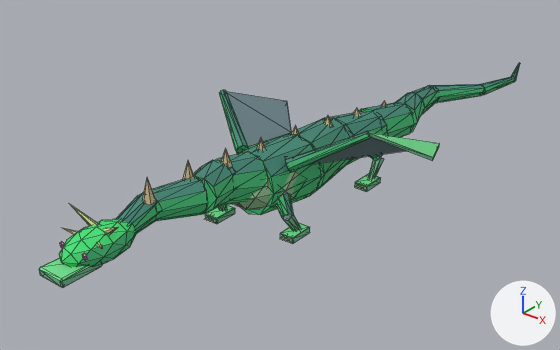
A saved change to the glTF model assets/exports/creatures/creature_dragon_stalk_a_v01.glb.
The view is the same before and after, from a camera (50 mm lens) standing at (22.1, -29.4, 19.5) and looking at (-2.3, 1.1, 0.7). The axes (+X, +Y, +Z) are drawn at lower right. The lights are the same throughout. The first picture is the older version. Mesh edges are drawn as thin lines. Where no turn or scale is listed for an object, it has been applied to the vertices. Vertices at exactly the same position are counted once.

Names of what the first picture shows: 'GEO_creature_dragon_stalk_a_v01'.
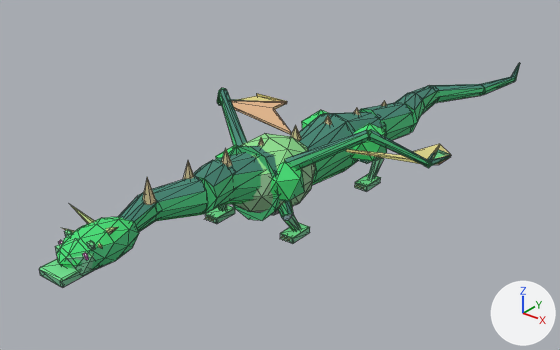
The edits, one by one:
me_geo_creature_dragon_stalk_a_v01 is used by ob_geo_creature_dragon_stalk_a_v01; location (0.0, 0.0, 0.0).
me_geo_creature_dragon_stalk_a_v01 had 834 vertices, 1436 faces and spanned x -6.1..6.1, y -15.6..24.4, z 0.2..5.8.
me_geo_creature_dragon_stalk_a_v01 now has 1018 vertices, 1760 faces and spans x -6.9..6.9, y -15.6..24.4, z 0.2..5.8.
me_geo_creature_dragon_stalk_a_v01 part 1: a new loose piece, an icosphere of 80 faces spanning x -2.1..2.1, y -5.2..0.0, z 0.9..4.8, in mat_mat_creature_indexed.
me_geo_creature_dragon_stalk_a_v01 part 2: a new loose piece, an icosphere of 20 faces spanning x -2.5..-0.6, y -4.4..-2.4, z 2.0..4.2, in mat_mat_creature_indexed.
me_geo_creature_dragon_stalk_a_v01 part 3: a new loose piece, an icosphere of 20 faces spanning x 0.6..2.5, y -4.4..-2.4, z 2.0..4.2, in mat_mat_creature_indexed.
me_geo_creature_dragon_stalk_a_v01 part 4: a new loose piece, an icosphere of 20 faces spanning x -2.6..-0.6, y 2.7..5.0, z 1.5..3.9, in mat_mat_creature_indexed.
me_geo_creature_dragon_stalk_a_v01 part 5: a new loose piece, an icosphere of 20 faces spanning x 0.6..2.6, y 2.7..5.0, z 1.5..3.9, in mat_mat_creature_indexed.
me_geo_creature_dragon_stalk_a_v01 part 6: a new loose piece, an icosphere of 20 faces spanning x -0.9..0.9, y -14.9..-13.6, z 2.9..4.5, in mat_mat_creature_indexed.
me_geo_creature_dragon_stalk_a_v01 part 7: a new loose piece, an icosphere of 20 faces spanning x 0.46..0.89, y -14.16..-13.94, z 4.1..4.55, in mat_mat_creature_indexed.
me_geo_creature_dragon_stalk_a_v01 part 8: the loose piece of 42 vertices spanning x -1.7..1.7, y -5.5..0.2, z 1.2..4.2 is rebuilt with 24 vertices and now spans x -1.9..1.9, y -4.3..-0.6, z 1.0..4.8.
me_geo_creature_dragon_stalk_a_v01 part 9: the loose piece of 24 vertices spanning x -1.7..1.9, y -1.0..3.4, z 0.9..4.3 is rebuilt with 24 vertices and now spans x -2.0..1.4, y -0.9..3.5, z 0.7..4.1.
me_geo_creature_dragon_stalk_a_v01 part 10: the loose piece of 24 vertices spanning x -1.7..1.3, y 3.0..6.8, z 1.0..3.9 is rebuilt with 24 vertices and now spans x -2.0..1.4, y 3.0..6.8, z 0.7..4.1.
me_geo_creature_dragon_stalk_a_v01 part 11: a new loose piece of 14 vertices spanning x 4.4..6.8, y -1.1..1.2, z 3.9..5.8, in mat_mat_creature_indexed.
me_geo_creature_dragon_stalk_a_v01 part 12: 2 vertices moved within x -5.1..5.1, y 5.3, z 3.0; 32 vertices removed from x -4.6..4.6, y -4.3..-0.6, z 0.9..5.7; 80 vertices added at x -6.9..6.9, y 1.0..5.3, z 2.9..4.2.
me_geo_creature_dragon_stalk_a_v01 part 13: 47 vertices moved from x -1.0..1.0, y -15.0..-11.4, z 3.0..4.5 to x -1.0..1.0, y -15.1..-11.3, z 2.9..4.6; 1 vertex removed from x -0.4, y -13.8, z 4.4; 13 vertices added at x -0.9..-0.5, y -14.2..-13.8, z 4.2..4.5.
me_geo_creature_dragon_stalk_a_v01 part 14: 3 kept faces spanning x -0.8..0.8, y -14.8..-11.6, z 3.3..4.2 get new vertex colours; the middle colour goes from green #438976 to green #43bc76.
Other edits to the shape of me_geo_creature_dragon_stalk_a_v01 do not show in these pictures.

Where the change shows, as pixel boxes [x1, y1, x2, y2] in the pictures (560 x 350 px; the box of a moved part takes in the faces that stretch with it):
part 1 of me_geo_creature_dragon_stalk_a_v01, added (green)
    after: [234, 133, 316, 215]
part 2 of me_geo_creature_dragon_stalk_a_v01, added (mostly hidden)
    after: [216, 145, 237, 159]
part 3 of me_geo_creature_dragon_stalk_a_v01, added (green)
    after: [270, 161, 305, 202]
part 4 of me_geo_creature_dragon_stalk_a_v01, added (mostly hidden)
    after: [302, 110, 327, 129]
part 5 of me_geo_creature_dragon_stalk_a_v01, added (green)
    after: [352, 123, 387, 164]
part 6 of me_geo_creature_dragon_stalk_a_v01, added
    after: [55, 239, 96, 276]
part 7 of me_geo_creature_dragon_stalk_a_v01, added
    after: [87, 240, 96, 250]
part 8 of me_geo_creature_dragon_stalk_a_v01, rebuilt
    before: [234, 170, 299, 210]
    after: [228, 146, 281, 221]
part 9 of me_geo_creature_dragon_stalk_a_v01, rebuilt
    before: [285, 118, 354, 196]
    after: [299, 114, 356, 185]
part 10 of me_geo_creature_dragon_stalk_a_v01, rebuilt (9% taller)
    before: [324, 111, 388, 164]
    after: [325, 112, 387, 170]
part 11 of me_geo_creature_dragon_stalk_a_v01, added (green)
    after: [368, 130, 430, 166]
part 12 of me_geo_creature_dragon_stalk_a_v01, reshaped
    before: [226, 91, 440, 215]
    after: [218, 93, 451, 168]
part 13 of me_geo_creature_dragon_stalk_a_v01, moved or reshaped
    before: [59, 219, 137, 267]
    after: [57, 217, 139, 269]
part 14 of me_geo_creature_dragon_stalk_a_v01, recoloured
    before: [128, 224, 136, 233]
    after: [129, 223, 139, 233]
